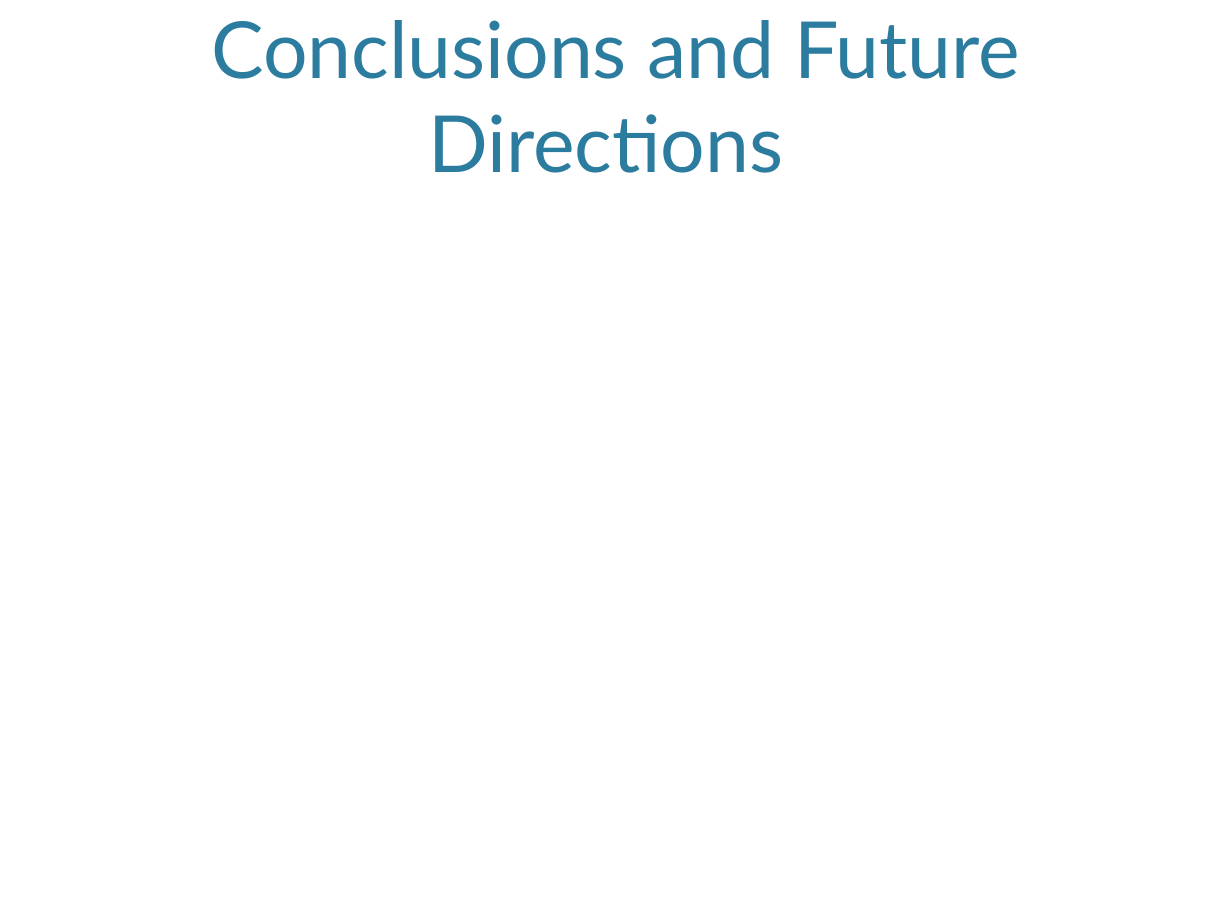
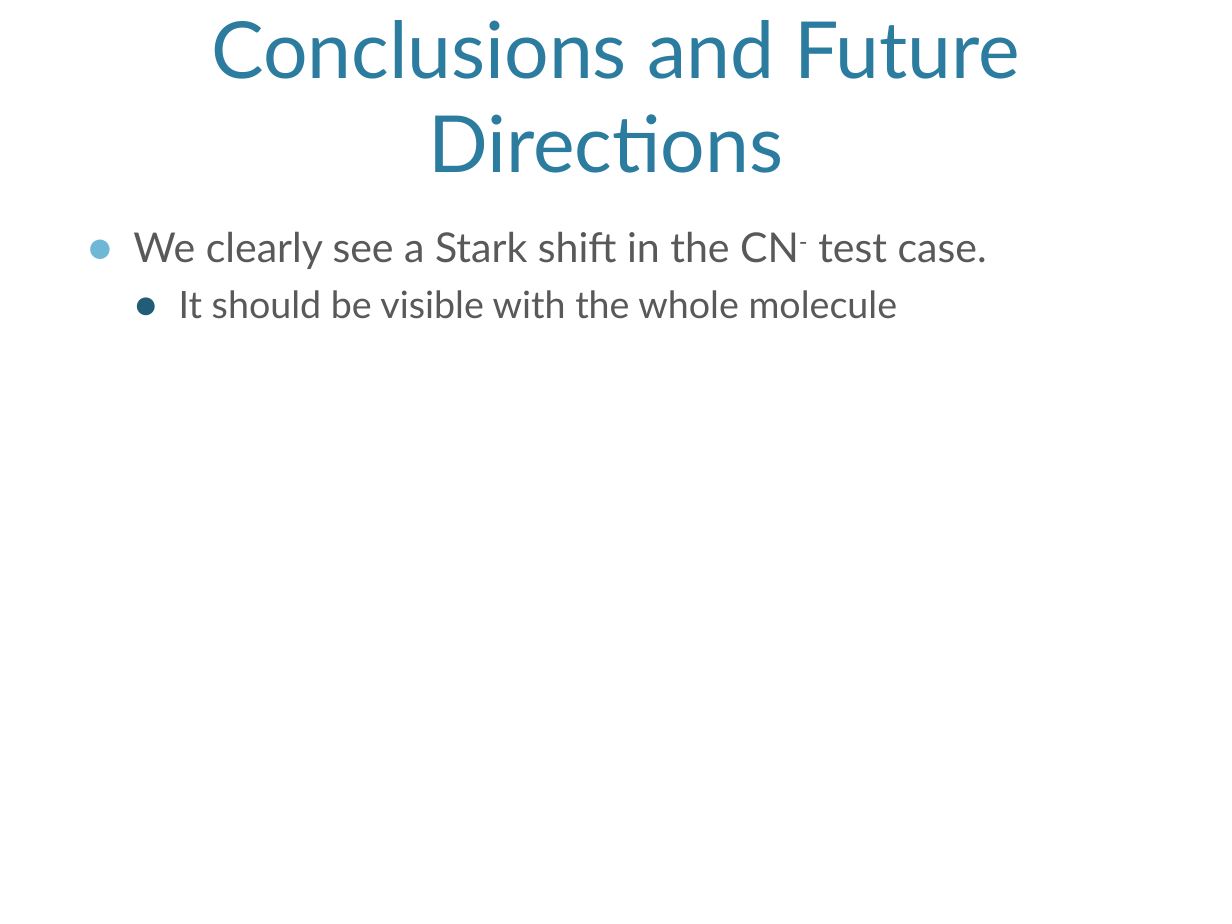
Before and after one commit to jjradler/565projectSp16, a slide deck: slide 20 of 565Presentation.pptx (slide 18 before the commit). Drawn at 1232x924 pixels with LibreOffice and Linux fonts; fonts in the diff are those of the drawing; background and template pictures are left out. Boxes give left, top, right and bottom in pixels: in the first picture for what was removed or moved away, otherwise in the second. Text is boxed around its words. In the diff, an @@ line names an element or a change of style, - is before the commit and + after.

```diff
--- a/565Presentation.pptx
+++ b/565Presentation.pptx
@@ text added at (133,231,987,319), 24 pt, text #595959 @@
+● We clearly see a Stark shift in the CN- test case.
+  ● It should be visible with the whole molecule
```
Also in this commit, not shown: 2 other slides changed, 2 slides added.
